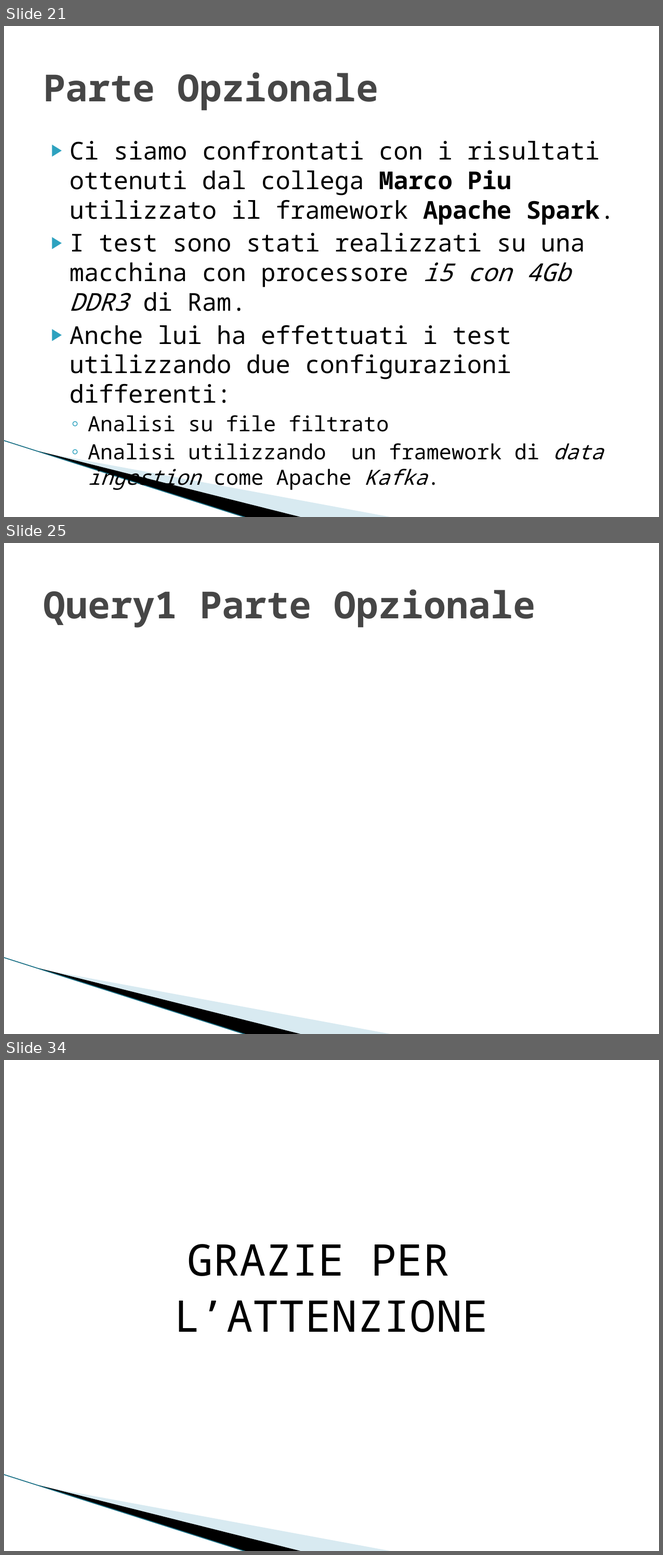
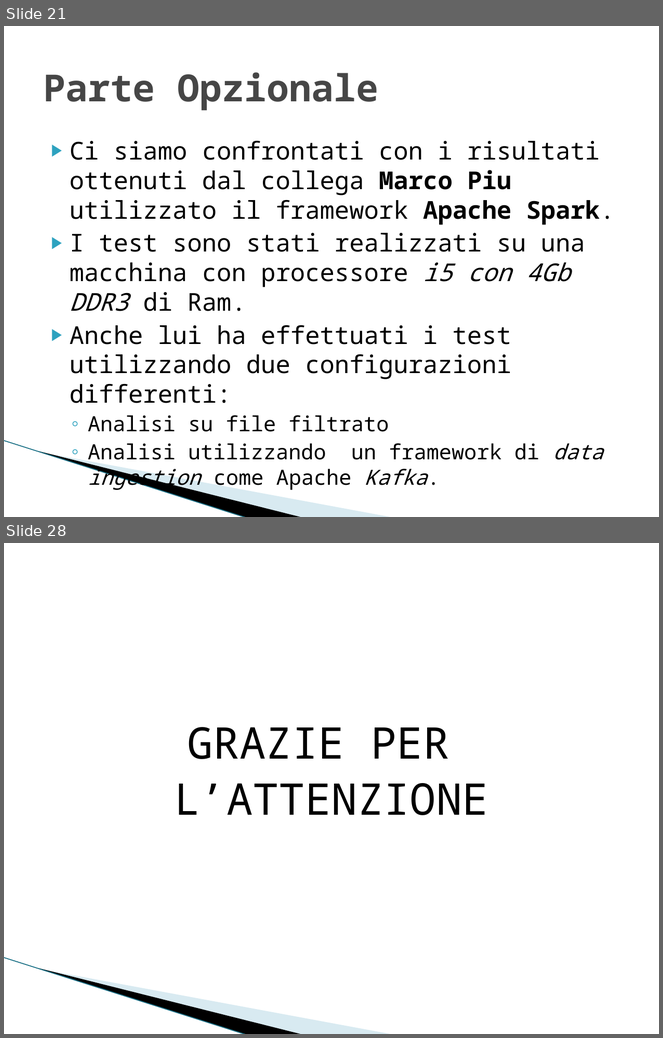
Before and after one commit to alexiey91/Flink, a slide deck: SABD2.pptx. Shown one above the other, each under a label of ours: slides 21, 25 and 34 before the commit, slides 21 and 28 after it; the slides between them are not shown. The pictures are 663x1555 and 663x1038 pixels, drawn with LibreOffice and Linux fonts; fonts in the diff are those of the drawing; background and template pictures are left out. Boxes give left, top, right and bottom in pixels: in the first picture for what was removed or moved away, otherwise in the second. Text is boxed around its words. In the diff, an @@ line names an element or a change of style, - is before the commit and + after.

Commit message:
parte opzionale

```diff
--- a/SABD2.pptx
+++ b/SABD2.pptx
@@ slide 25 removed at box(4, 543, 659, 1034), background #FFFFFF; not listed: 3 template elements that a slide beside it also shows @@
@@ title removed at box(43, 589, 535, 628) @@
-Query1 Parte Opzionale
@@ what was slide 34 is now slide 28 @@
```
Also in this commit, not shown: 12 slides changed, 5 other slides removed.
